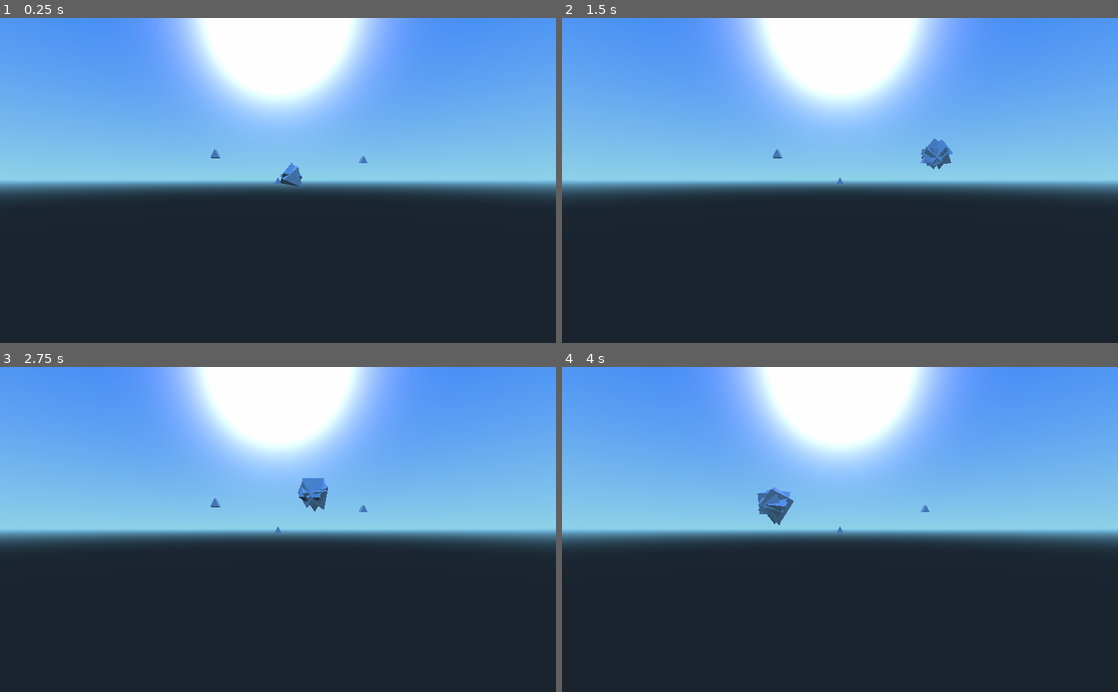
Above: before the commit, frames 1-4 (two rows, left to right).
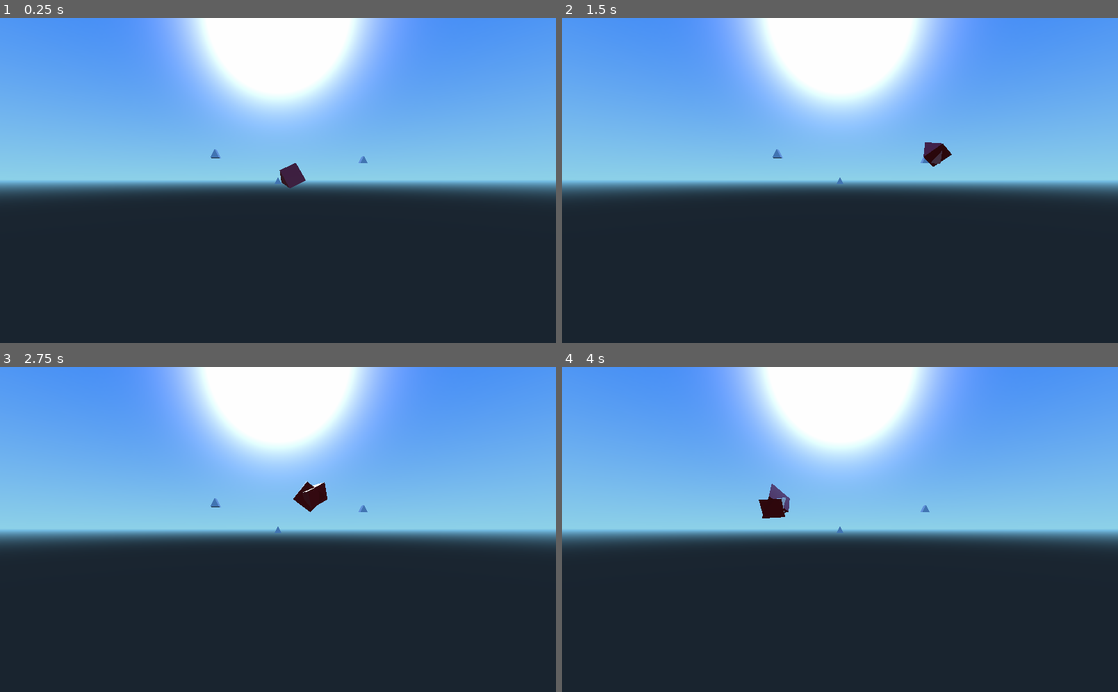
Above: after the commit, the same moments.

Repository: DevinPentecost/ludumdare41
Game: Godot game, scene res://SCENES/Bullets/BulletTest.tscn
Two runs of this game, one before a commit and one after it. Both use one fixed random seed, a clock stepped at 60 frames per second and the inputs below. This scene is started directly instead of the project's main scene.
Inputs:
- Up to frame 1 (0.25 s): no input
- Up to frame 2 (1.5 s): tap Enter at 0.5 s; hold Up 0.53-1.28 s; hold Down from 1.28 s (still down)
- Up to frame 3 (2.75 s): release Down at 2.03 s; hold Up from 2.03 s (still down)
- Up to frame 4 (4 s): release Up at 3.53 s; hold Down from 3.53 s (still down)

The runs differ from the first frame. In frame 1, 0.2% of the frame differs, in the area x 50-55%, y 44-53%; in frame 2, 0.4%; in frame 3, 0.5%; in frame 4, 0.5%, in the area x 35-42%, y 35-49%.

Commit message:
bullets are red
and pather changes facing now

Diff:
--- a/SCENES/Bullets/Bullet.tscn
+++ b/SCENES/Bullets/Bullet.tscn
@@ -94,15 +94,68 @@
 anim_loop = false
 _sections_unfolded = [ "Angular Velocity", "Animation", "Color", "Emission Shape", "Flags", "Gravity", "Hue Variation", "Initial Velocity", "Linear Accel", "Radial Accel", "Resource", "Scale", "Spread", "Tangential Accel", "Trail" ]
 
-[sub_resource type="PrismMesh" id=10]
-
+[sub_resource type="SpatialMaterial" id=10]
+
+render_priority = 0
+flags_transparent = false
+flags_unshaded = false
+flags_vertex_lighting = false
+flags_no_depth_test = false
+flags_use_point_size = false
+flags_world_triplanar = false
+flags_fixed_size = false
+flags_albedo_tex_force_srgb = false
+vertex_color_use_as_albedo = false
+vertex_color_is_srgb = false
+params_diffuse_mode = 0
+params_specular_mode = 0
+params_blend_mode = 0
+params_cull_mode = 0
+params_depth_draw_mode = 0
+params_line_width = 1.0
+params_point_size = 1.0
+params_billboard_mode = 0
+params_grow = false
+params_use_alpha_scissor = false
+albedo_color = Color( 0.894531, 0.132782, 0.132782, 1 )
+metallic = 0.0
+metallic_specular = 0.5
+metallic_texture_channel = 0
+roughness = 0.0
+roughness_texture_channel = 0
+emission_enabled = false
+normal_enabled = false
+rim_enabled = false
+clearcoat_enabled = false
+anisotropy_enabled = false
+ao_enabled = false
+depth_enabled = false
+subsurf_scatter_enabled = false
+transmission_enabled = false
+refraction_enabled = false
+detail_enabled = false
+uv1_scale = Vector3( 1, 1, 1 )
+uv1_offset = Vector3( 0, 0, 0 )
+uv1_triplanar = false
+uv1_triplanar_sharpness = 1.0
+uv2_scale = Vector3( 1, 1, 1 )
+uv2_offset = Vector3( 0, 0, 0 )
+uv2_triplanar = false
+uv2_triplanar_sharpness = 1.0
+proximity_fade_enable = false
+distance_fade_enable = false
+_sections_unfolded = [ "Albedo", "Proximity Fade", "Resource" ]
+
+[sub_resource type="PrismMesh" id=11]
+
+material = SubResource( 10 )
 left_to_right = 0.5
 size = Vector3( 2, 2, 2 )
 subdivide_width = 0
 subdivide_height = 0
 subdivide_depth = 0
 
-[sub_resource type="SphereShape" id=11]
+[sub_resource type="SphereShape" id=12]
 
 radius = 1.0
 
@@ -148,7 +201,7 @@
 lod_max_distance = 0.0
 lod_max_hysteresis = 0.0
 emitting = true
-amount = 6
+amount = 2
 lifetime = 0.88
 one_shot = false
 preprocess = 0.0
@@ -162,15 +215,13 @@
 draw_order = 0
 process_material = SubResource( 9 )
 draw_passes = 1
-draw_pass_1 = SubResource( 10 )
+draw_pass_1 = SubResource( 11 )
 _sections_unfolded = [ "Draw Passes", "Drawing", "Geometry", "LOD", "Process Material", "Time" ]
 
 [node name="CollisionShape" type="CollisionShape" parent="Area" index="1"]
 
-shape = SubResource( 11 )
+shape = SubResource( 12 )
 disabled = false
 _sections_unfolded = [ "Transform" ]
 
 [node name="WaypointFollower" parent="." index="1" instance=ExtResource( 2 )]
-
-accl = 0.3
--- a/SCENES/Bullets/Translate.gd
+++ b/SCENES/Bullets/Translate.gd
@@ -7,7 +7,9 @@
 signal TranslationFinishedSignal(sender)
 
 export var speed = 4.0
+#how tight the pather handles corners. value between 0 and 1
 export var accl = 0.3
+
 export(NodePath) var spatialToMove = NodePath("../")
 var  __spatialNode = null
 
@@ -32,6 +34,9 @@
 	if (waypoints.size() != 0):
 		#move towards target destination
 		__spatialNode.global_translate(velocity*delta)
+		# look at new direction
+		__spatialNode.look_at(velocity + __spatialNode.global_transform.origin, Vector3(0,1,0))
+
 		#remove waypoint once we get close
 		var targetCoord = waypoints[0]
 		if (targetCoord.get("global_transform")):
Not shown: 1 places in SCENES/Bullets/Bullet.tscn that only renumber resources
